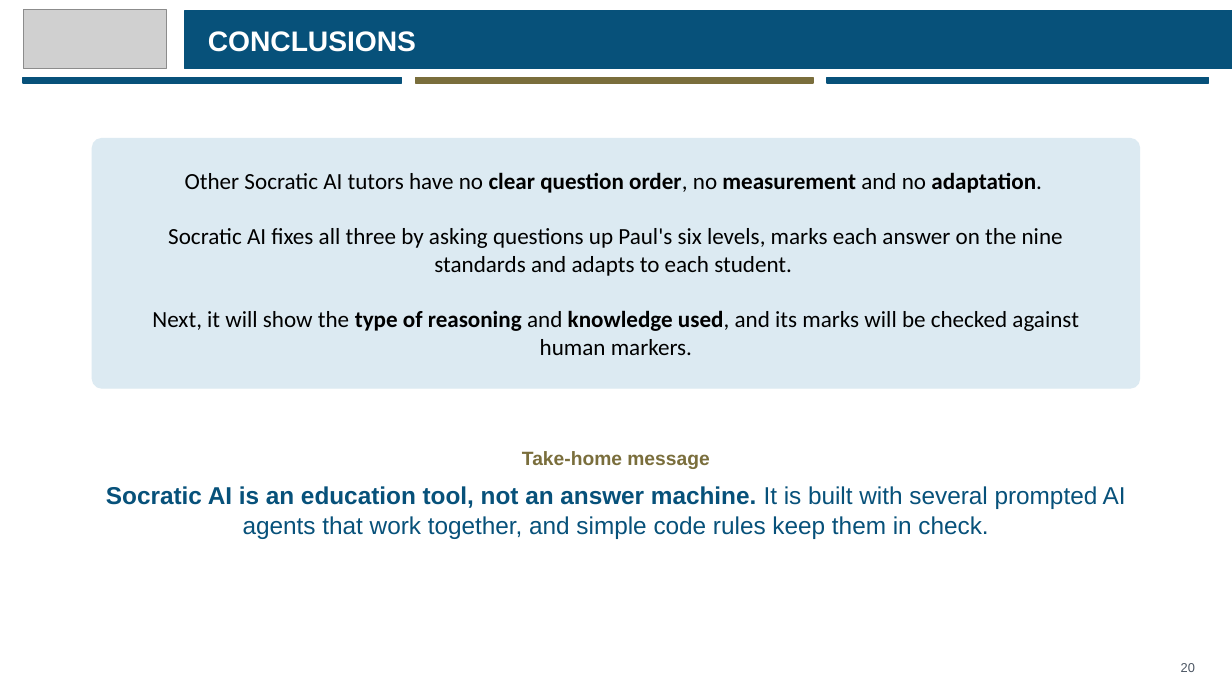
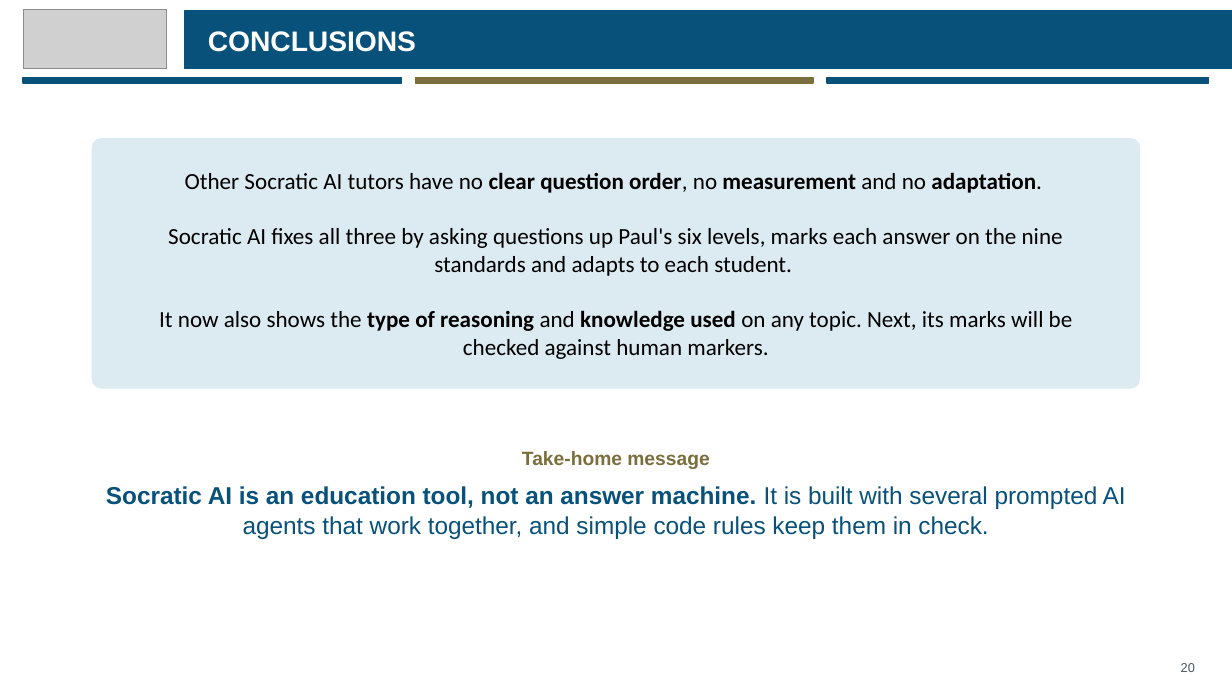
Before and after one commit to eusoffamir/Socratic-AI, a slide deck: slide 20 of docs/defence/Socratic AI Proposal Defence.pptx (slide 21 before the commit). Drawn at 1232x693 pixels with LibreOffice and Linux fonts; fonts in the diff are those of the drawing; grey boxes stand for pictures. Boxes give left, top, right and bottom in pixels: in the first picture for what was removed or moved away, otherwise in the second. Text is boxed around its words. In the diff, an @@ line names an element or a change of style, - is before the commit and + after.

```diff
--- a/docs/defence/Socratic AI Proposal Defence.pptx
+++ b/docs/defence/Socratic AI Proposal Defence.pptx
@@ text at [159, 310, 1073, 359]: text changed @@
-Next, it will show the type of reasoning and knowledge used, and its marks will be checked against human markers.
+It now also shows the type of reasoning and knowledge used on any topic. Next, its marks will be checked against human markers.
```
Also in this commit, not shown: 14 other slides changed, 1 slide removed, 8 other files.
